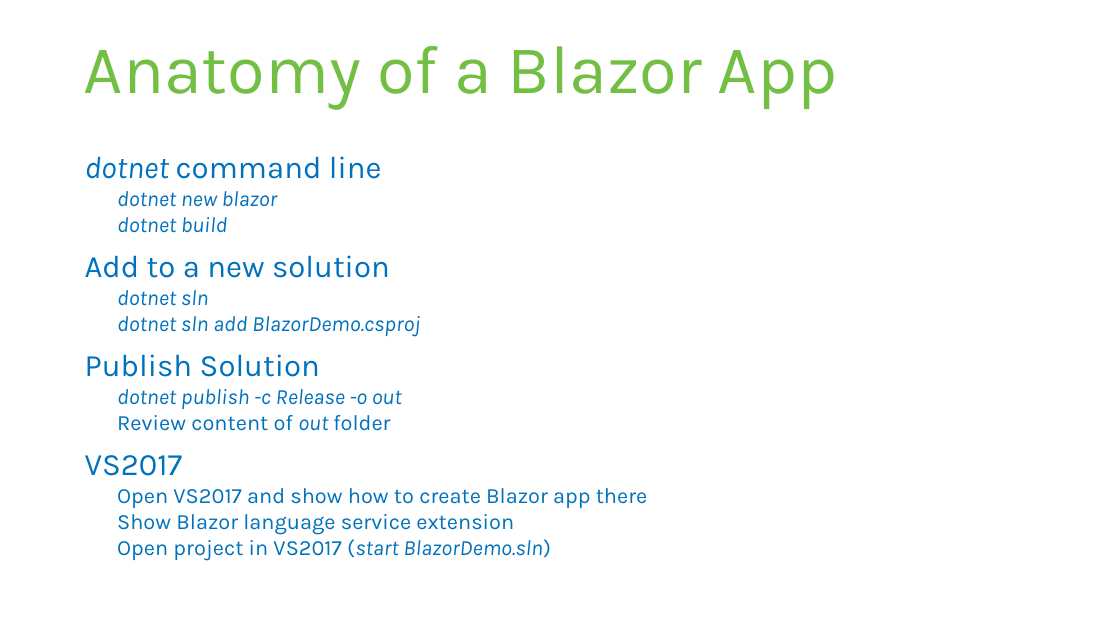
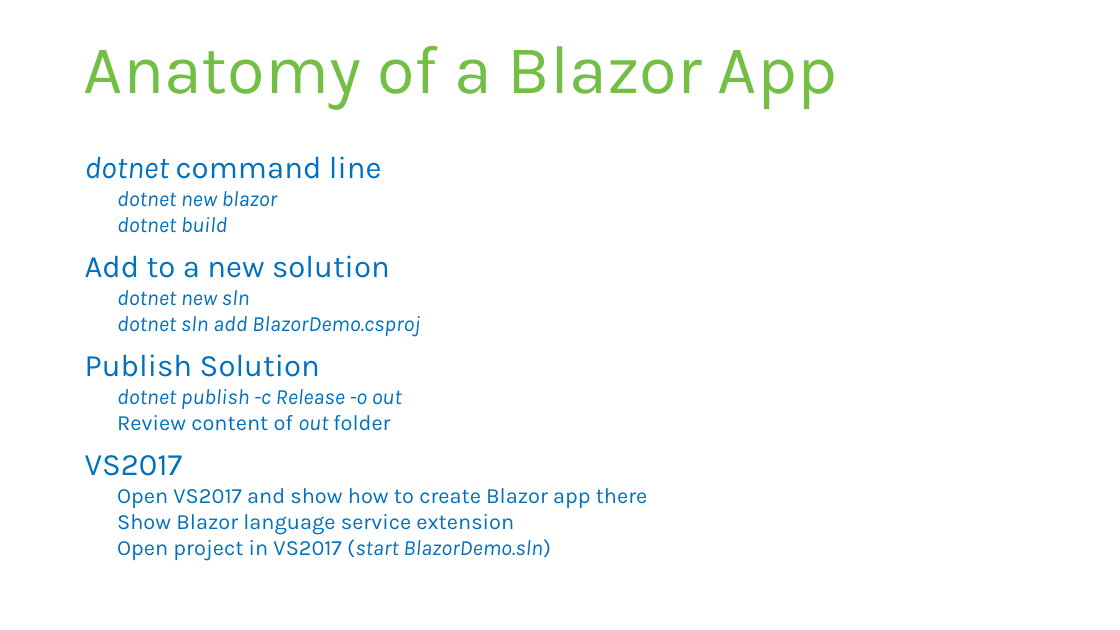
Before and after one commit to software-architects/learn-blazor, a slide deck: slide 14 of static/slides/Blazor-Intro.pptx (slide 15 before the commit). Drawn at 1120x630 pixels with LibreOffice and Linux fonts; fonts in the diff are those of the drawing. Boxes give left, top, right and bottom in pixels: in the first picture for what was removed or moved away, otherwise in the second. Text is boxed around its words. In the diff, an @@ line names an element or a change of style, - is before the commit and + after.

```diff
--- a/static/slides/Blazor-Intro.pptx
+++ b/static/slides/Blazor-Intro.pptx
@@ text at [117,290,250,306]: text changed @@
-  dotnet sln
+  dotnet new sln
```
Also in this commit, not shown: 4 other slides changed, 1 slide added, 2 slides removed, 1 other file.
